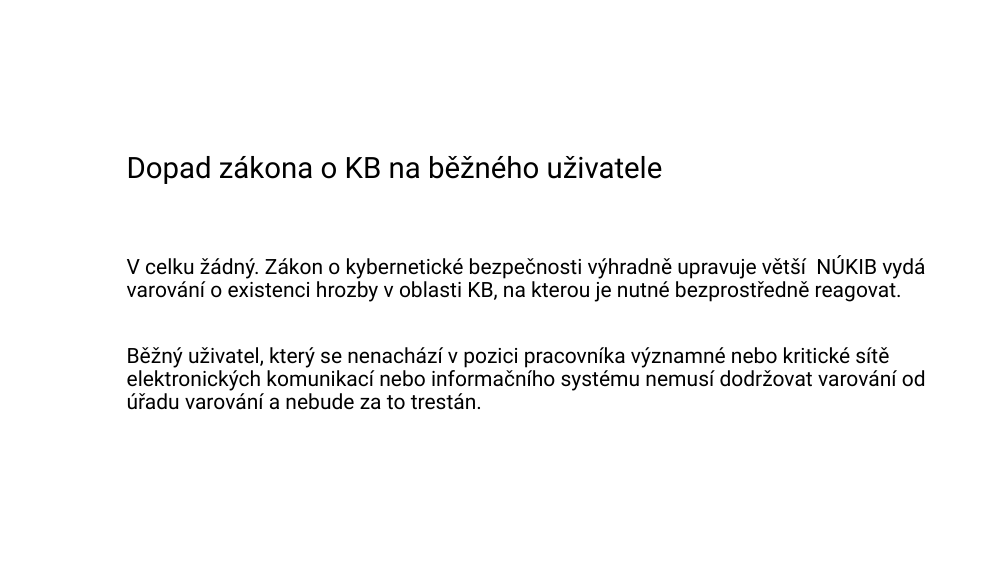
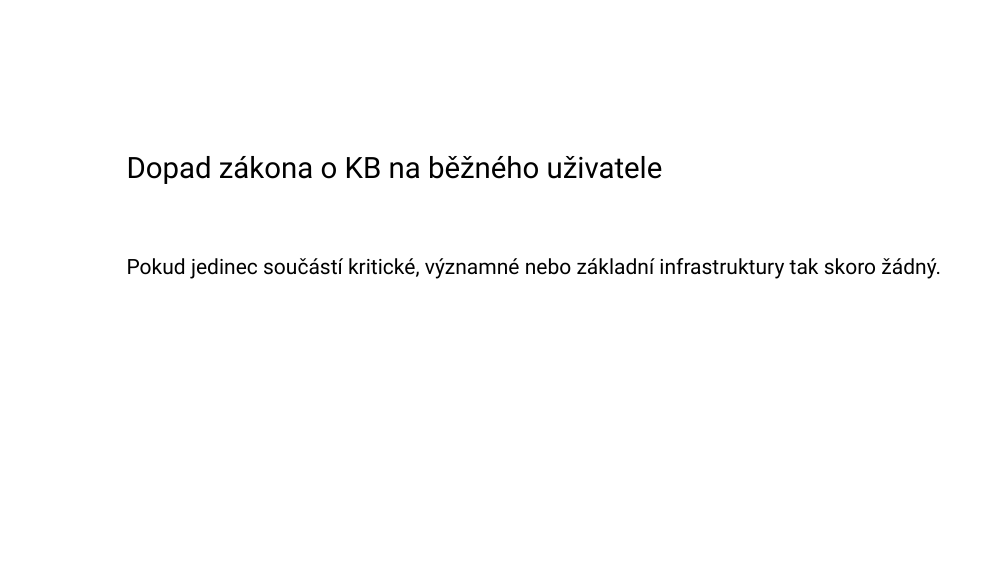
Before and after one commit to zimice/pr2_it_use, a slide deck: slide 6 of Kochanek_projekt_II_it_use_liability.pptx. Drawn at 1008x567 pixels with LibreOffice and Linux fonts; fonts in the diff are those of the drawing; background and template pictures are left out. Boxes give left, top, right and bottom in pixels: in the first picture for what was removed or moved away, otherwise in the second. Text is boxed around its words. In the diff, an @@ line names an element or a change of style, - is before the commit and + after.

```diff
--- a/Kochanek_projekt_II_it_use_liability.pptx
+++ b/Kochanek_projekt_II_it_use_liability.pptx
@@ text at [127, 258, 941, 279]: text changed @@
-V celku žádný. Zákon o kybernetické bezpečnosti výhradně upravuje větší NÚKIB vydá varování o existenci hrozby v oblasti KB, na kterou je nutné bezprostředně reagovat.
-Běžný uživatel, který se nenachází v pozici pracovníka významné nebo kritické sítě elektronických komunikací nebo informačního systému nemusí dodržovat varování od úřadu varování a nebude za to trestán.
+Pokud jedinec součástí kritické, významné nebo základní infrastruktury tak skoro žádný.
```
Also in this commit, not shown: 3 other slides changed, 1 other file.
